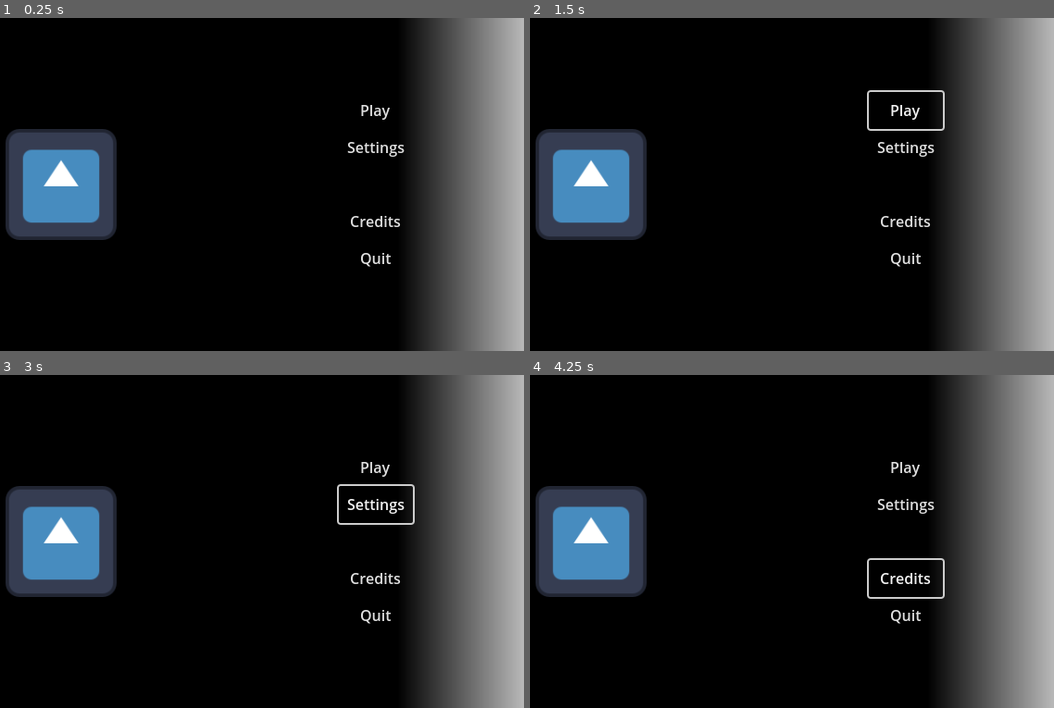
Above: before the commit, frames 1-4 (two rows, left to right).
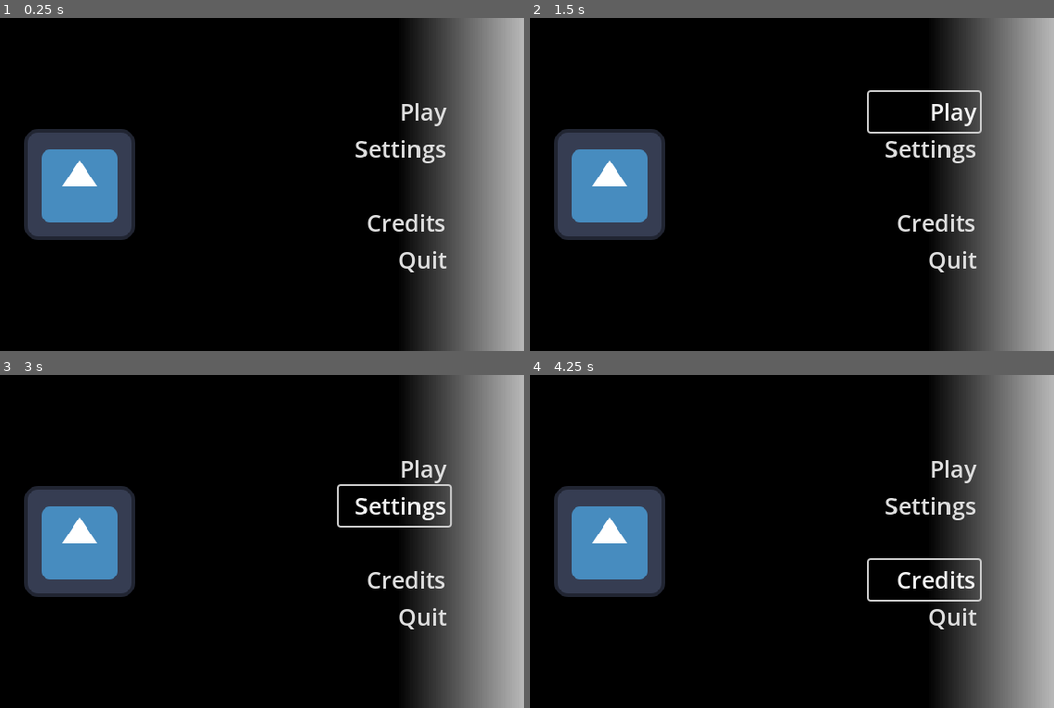
Above: after the commit, the same moments.

Repository: Neclusive/TheLostRanger
Game: Godot game, scene res://menu.tscn
The game is run twice, just before and just after one commit, with the same random seed, the same clock (stepped at 60 frames per second) and the same inputs. The engine's default icon, where the game draws it, is replaced by a stand-in: a white triangle on a blue panel in a dark square.
Inputs:
- Up to frame 1 (0.25 s): no input
- Up to frame 2 (1.5 s): click "Play" at 0.5 s; click "Play" at 1.25 s
- Up to frame 3 (3 s): click "Play" at 2 s; click "Settings" at 2.75 s
- Up to frame 4 (4.25 s): click "Credits" at 3.5 s

The runs differ from the first frame. In frame 1, 6.0% of the frame differs, in the area x 1-86%, y 25-77%; in frame 2, 6.4%, in the area x 1-87%, y 21-77%; in frame 3, 6.4%; in frame 4, 6.4%.

Commit message:
messed with some shit

Diff:
--- a/game/menu.tscn
+++ b/game/menu.tscn
@@ -1,7 +1,16 @@
-[gd_scene load_steps=3 format=3 uid="uid://diieidytcvpij"]
+[gd_scene load_steps=6 format=3 uid="uid://diieidytcvpij"]
 
 [ext_resource type="Texture2D" uid="uid://vukugm41yrbm" path="res://graphics/icon.svg" id="1_lti8b"]
 [ext_resource type="Texture2D" uid="uid://bqjvikfjb486c" path="res://graphics/menu_bg_grad.tres" id="1_ouk20"]
+[ext_resource type="AudioStream" uid="uid://cekfynrosa5nf" path="res://music/Days of Yore.mp3" id="3_ytr4m"]
+[ext_resource type="FontFile" path="res://fonts/Pixelify_Sans/static/PixelifySans-Medium.ttf" id="4_4hy44"]
+
+[sub_resource type="GDScript" id="GDScript_ouk20"]
+resource_name = "quit"
+script/source = "extends Button
+func _on_pressed() -> void:
+	get_tree().quit()
+"
 
 [node name="Menu" type="Node2D"]
 
@@ -11,37 +20,57 @@
 texture = ExtResource("1_ouk20")
 
 [node name="logo" type="Sprite2D" parent="."]
-position = Vector2(140, 180)
+position = Vector2(160, 180)
 scale = Vector2(0.9375, 0.9375)
 texture = ExtResource("1_lti8b")
+
+[node name="AudioStreamPlayer2D" type="AudioStreamPlayer2D" parent="."]
+stream = ExtResource("3_ytr4m")
+volume_db = 5.0
+autoplay = true
 
 [node name="menu_options" type="Node2D" parent="."]
 position = Vector2(440, 80)
 
 [node name="play" type="Button" parent="menu_options"]
-offset_right = 80.0
+offset_right = 120.0
 offset_bottom = 40.0
+theme_override_fonts/font = ExtResource("4_4hy44")
+theme_override_font_sizes/font_size = 25
 text = "Play"
 flat = true
-metadata/_edit_use_anchors_ = true
+alignment = 2
 
 [node name="settings" type="Button" parent="menu_options"]
 offset_top = 40.0
-offset_right = 80.0
+offset_right = 118.0
 offset_bottom = 80.0
+scale = Vector2(1.01798, 1)
+theme_override_fonts/font = ExtResource("4_4hy44")
+theme_override_font_sizes/font_size = 25
 text = "Settings"
 flat = true
+alignment = 2
 
 [node name="credits" type="Button" parent="menu_options"]
 offset_top = 120.0
-offset_right = 80.0
+offset_right = 120.0
 offset_bottom = 160.0
+theme_override_fonts/font = ExtResource("4_4hy44")
+theme_override_font_sizes/font_size = 25
 text = "Credits"
 flat = true
+alignment = 2
 
 [node name="quit" type="Button" parent="menu_options"]
 offset_top = 160.0
-offset_right = 80.0
+offset_right = 120.0
 offset_bottom = 200.0
+theme_override_fonts/font = ExtResource("4_4hy44")
+theme_override_font_sizes/font_size = 25
 text = "Quit"
 flat = true
+alignment = 2
+script = SubResource("GDScript_ouk20")
+
+[connection signal="pressed" from="menu_options/quit" to="menu_options/quit" method="_on_pressed"]
--- a/game/project.godot
+++ b/game/project.godot
@@ -22,6 +22,9 @@
 
 window/size/viewport_width=640
 window/size/viewport_height=360
+window/size/mode=4
+window/size/resizable=false
+window/stretch/mode="viewport"
 
 [input]
 
@@ -70,8 +73,15 @@
 "events": [Object(InputEventKey,"resource_local_to_scene":false,"resource_name":"","device":-1,"window_id":0,"alt_press …(195 unchanged characters)…
 ]
 }
+fullscreen={
+"deadzone": 0.2,
+"events": [Object(InputEventKey,"resource_local_to_scene":false,"resource_name":"","device":-1,"window_id":0,"alt_pressed":false,"shift_pressed":false,"ctrl_pressed":false,"meta_pressed":false,"pressed":false,"keycode":0,"physical_keycode":4194342,"key_label":0,"unicode":0,"location":0,"echo":false,"script":null)
+]
+}
 
 [rendering]
 
+textures/canvas_textures/default_texture_filter=0
 renderer/rendering_method="gl_compatibility"
 renderer/rendering_method.mobile="gl_compatibility"
+textures/default_filters/anisotropic_filtering_level=0
Not shown, added: game/music/Days of Yore.mp3.import
Not shown, added: game/music/Days of Yore.mp3
